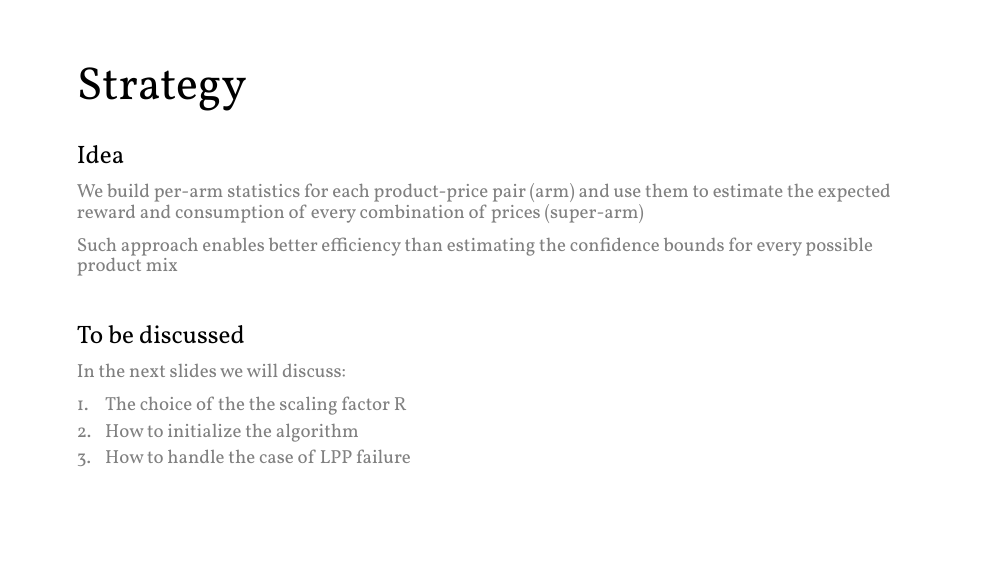
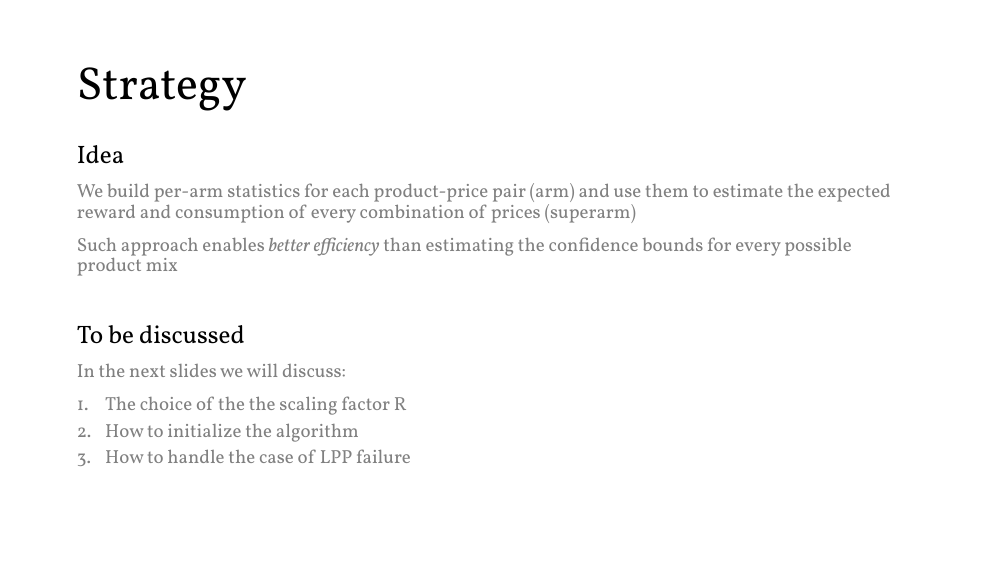
Before and after one commit to peetceenatoo/online-learning, a slide deck: slide 23 of Slides.pptx. Drawn at 1008x567 pixels with LibreOffice and Linux fonts; fonts in the diff are those of the drawing. Boxes give left, top, right and bottom in pixels: in the first picture for what was removed or moved away, otherwise in the second. Text is boxed around its words. In the diff, an @@ line names an element or a change of style, - is before the commit and + after.

```diff
--- a/Slides.pptx
+++ b/Slides.pptx
@@ text at <box>77,183,891,223</box>: text changed @@
-We build per-arm statistics for each product-price pair (arm) and use them to estimate the expected reward and consumption of every combination of prices (super-arm)
+We build per-arm statistics for each product-price pair (arm) and use them to estimate the expected reward and consumption of every combination of prices (superarm)
@@ text at <box>77,237,851,276</box>: italic on in "better efficiency" @@
```
Also in this commit, not shown: 13 other slides changed, 9 slides added, 1 other file.
